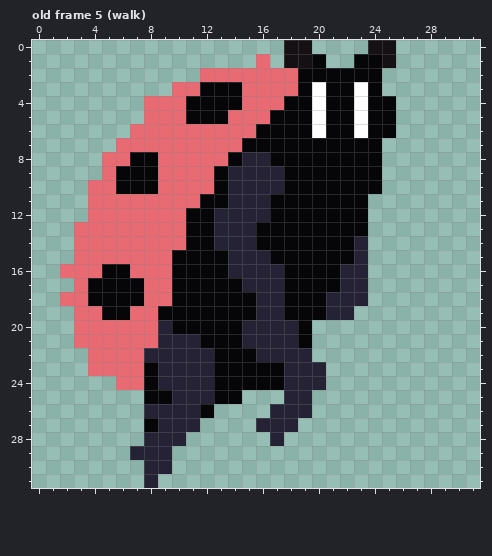
Pixel-art file, stored at Godot Project files/meta-game-jam-26/assets/Characters/Aseprite file/Ladybug.aseprite. That is the earlier state.
32x32 pixels, 9 frames. Shown: old frame 5 (walk). The commit also changed other frames, which this record leaves out.
New version:
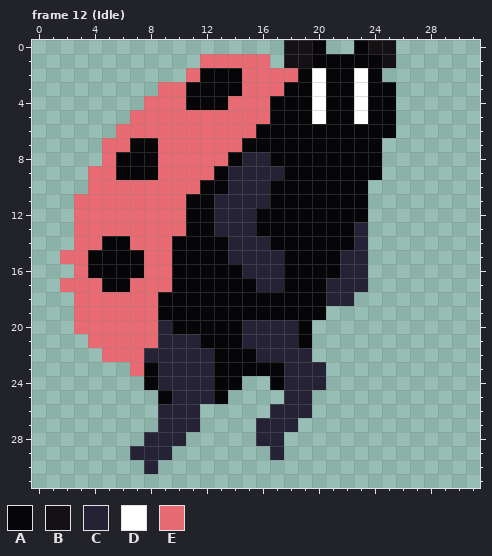
Palette (. is transparent): A #060608  B #141013  C #242234  D #ffffff  E #e86a73
A new or re-ordered frame is compared with the old frame closest to it.
Commit message: Add ladybyg idle animation
What changed:
frames 9 -> 13
Frame 12 (Idle) is new; against old frame 5 (walk):
There is now colour A in row 0 at x 20 and 23; in row 1 at x 21 to 22; in row 3 at x 25.
The edit turns colour C into colour A in row 10 at x 17; in row 12 at x 16; in row 14 at x 13; in row 16 at x 14; in row 17 at x 15; in rows 18 to 19 at x 16 to 17.
The edit turns colour D into colour A in row 6 at x 20 and 23.
The edit turns colour E into colour A in row 2 at x 12 to 14; in row 3 at x 11 and 18; in row 4 at x 17; in row 7 at x 7 to 8; in row 8 at x 6; in row 10 at x 12.
The edit turns colour E into colour A in row 11 at x 11; in row 14 at x 5 to 6 and 10; in row 15 at x 4 to 7; in row 16 at x 4 and 7; in row 18 at x 9.
There is now colour C in row 28 at x 16; in row 29 at x 17.
The edit turns colour A into colour C in row 11 at x 13; in row 13 at x 23; in row 14 at x 16; in row 15 at x 17 and 22; in row 17 at x 21.
The edit turns colour A into colour D in row 2 at x 20 and 23.
There is now colour E in row 1 at x 12 to 15; in row 2 at x 11; in row 3 at x 9; in row 5 at x 7; in row 6 at x 6; in row 7 at x 5.
There is now colour E in row 9 at x 4; in rows 11 to 12 at x 3; in row 15 at x 2; in row 17 at x 2.
The edit turns colour A into colour E in row 4 at x 14; in row 5 at x 11 to 13; in row 10 at x 6 to 8; in row 17 at x 4 and 7; in row 18 at x 4 to 7; in row 19 at x 5 to 6.
Colour A is removed in row 10 at x 24; in row 24 at x 15 to 16; in row 25 at x 8 and 14; in row 26 at x 12; in row 27 at x 8.
Colour C is removed in row 18 at x 23; in row 19 at x 21 to 22; in row 26 at x 8; in row 30 at x 9; in row 31 at x 8.
Colour E is removed in row 16 at x 2; in row 18 at x 2; in row 21 at x 3; in row 22 at x 4; in row 23 at x 4 to 6; in row 24 at x 6 to 7.
